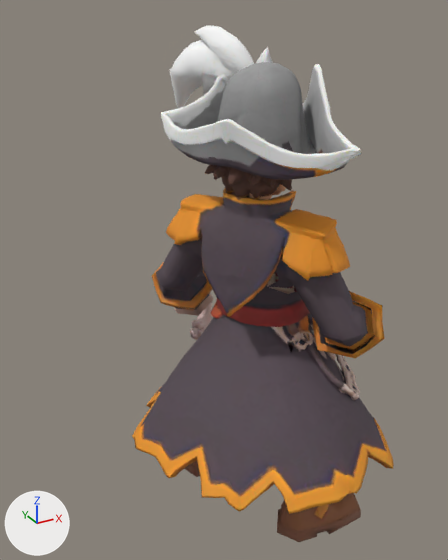
Two versions of the glTF model godot/client/assets/models/ext/hook.glb, one commit apart.
Both versions are drawn from a 50 mm lens placed at (-0.583, -0.947, 1.007), pointed at (-0.072, -0.017, 0.542). Arrows for +X, +Y and +Z are at lower left; the lights stay in place. The older version comes first. Objects named as collision shapes, trigger or cutter boxes, shadow casters or lower levels of detail are left out. Vertices at exactly the same position are counted once.

Before the edit, the objects in view are built like this:
```python
me_hook_lod0 = bpy.data.meshes.new('hook_lod0')
me_hook_lod0.from_pydata(...)  # 9456 vertices, 18720 faces; spans x -0.24..0.24, y -0.305..0.305, z 0.0..0.977
me_hook_lod0.materials.append(mat_hook)
me_hook_vm = bpy.data.meshes.new('hook_vm')
me_hook_vm.from_pydata(...)  # 873 vertices, 1685 faces; spans x -0.123..0.216, y -0.215..0.305, z 0.271..0.524
me_hook_vm.materials.append(mat_hook_001)  # picture img_hook_atlas
ob_hook_lod0 = bpy.data.objects.new('hook_lod0', me_hook_lod0)
ob_hook_lod0.location = (0.0, 0.0, 0.0)
ob_hook_vm = bpy.data.objects.new('hook_vm', me_hook_vm)
ob_hook_vm.location = (0.0, 0.0, 0.0)
```
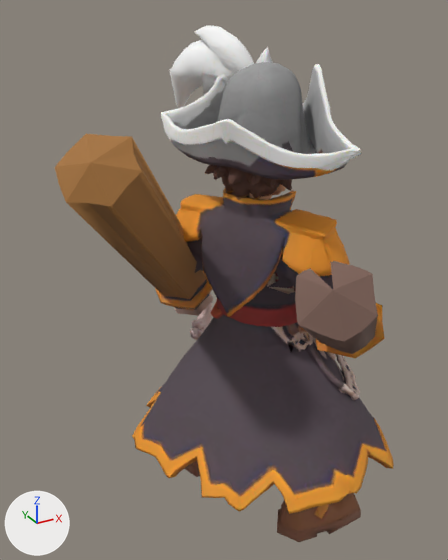
Where the change shows, as pixel boxes [x1, y1, x2, y2] in the pictures (448 x 560 px; the box of a moved part takes in the faces that stretch with it):
'hook_vm', reshaped
    before: [152, 262, 385, 358]
    after: [55, 134, 385, 358]
part 1 of me_hook_vm, moved or reshaped
    before: [156, 271, 206, 299]
    after: [55, 134, 206, 299]
part 2 of me_hook_vm, added (brown)
    after: [295, 261, 378, 354]

The change, as a list of edits to the scene's bpy script:
```text
Change me_hook_vm:
    used by ob_hook_vm; location = (0.0, 0.0, 0.0)
    remove me_hook_vm.from_pydata(...)  # 873 vertices, 1685 faces; spans x -0.123..0.216, y -0.215..0.305, z 0.271..0.524
    add me_hook_vm.from_pydata(...)  # 905 vertices, 1774 faces; spans x -0.382..0.216, y -0.392..0.305, z 0.271..0.847
    me_hook_vm part 1
    26 vertices are removed from x -0.111..-0.061, y 0.132..0.175, z 0.472..0.512
    76 faces are deleted
    27 vertices are added at x -0.382..-0.282, y -0.182..-0.094, z 0.766..0.847
    78 new faces join them
    me_hook_vm part 2
    31 vertices are added at x -0.126..-0.029, y -0.392..-0.293, z 0.594..0.684
    87 new faces join them
```
